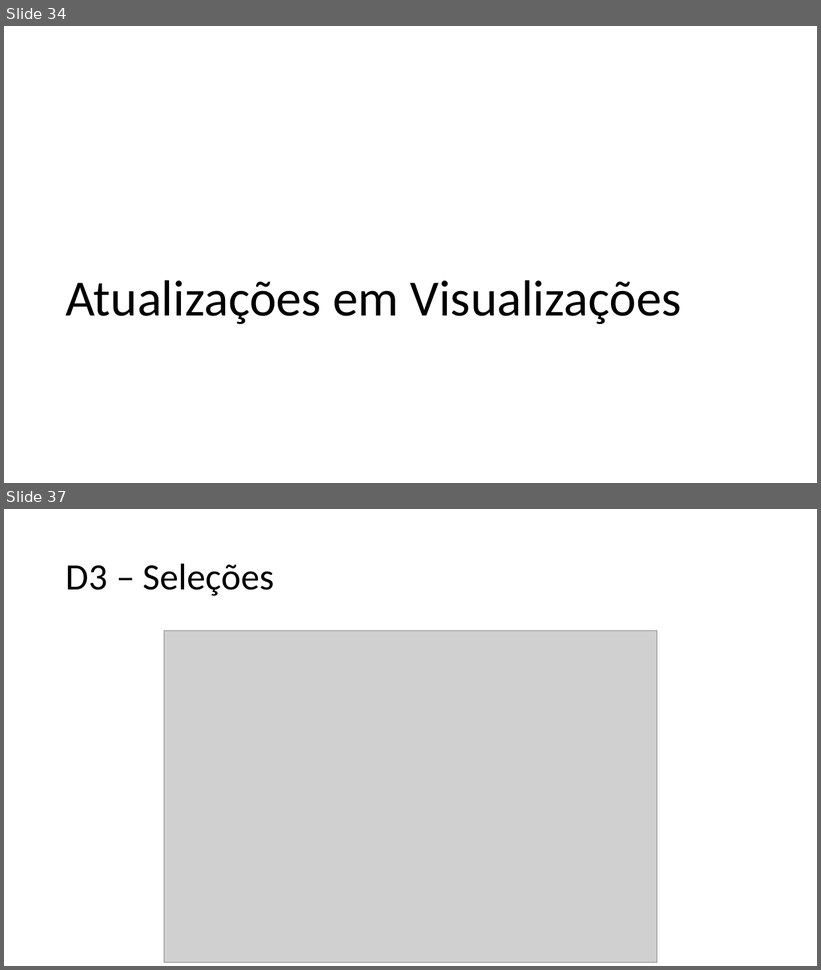
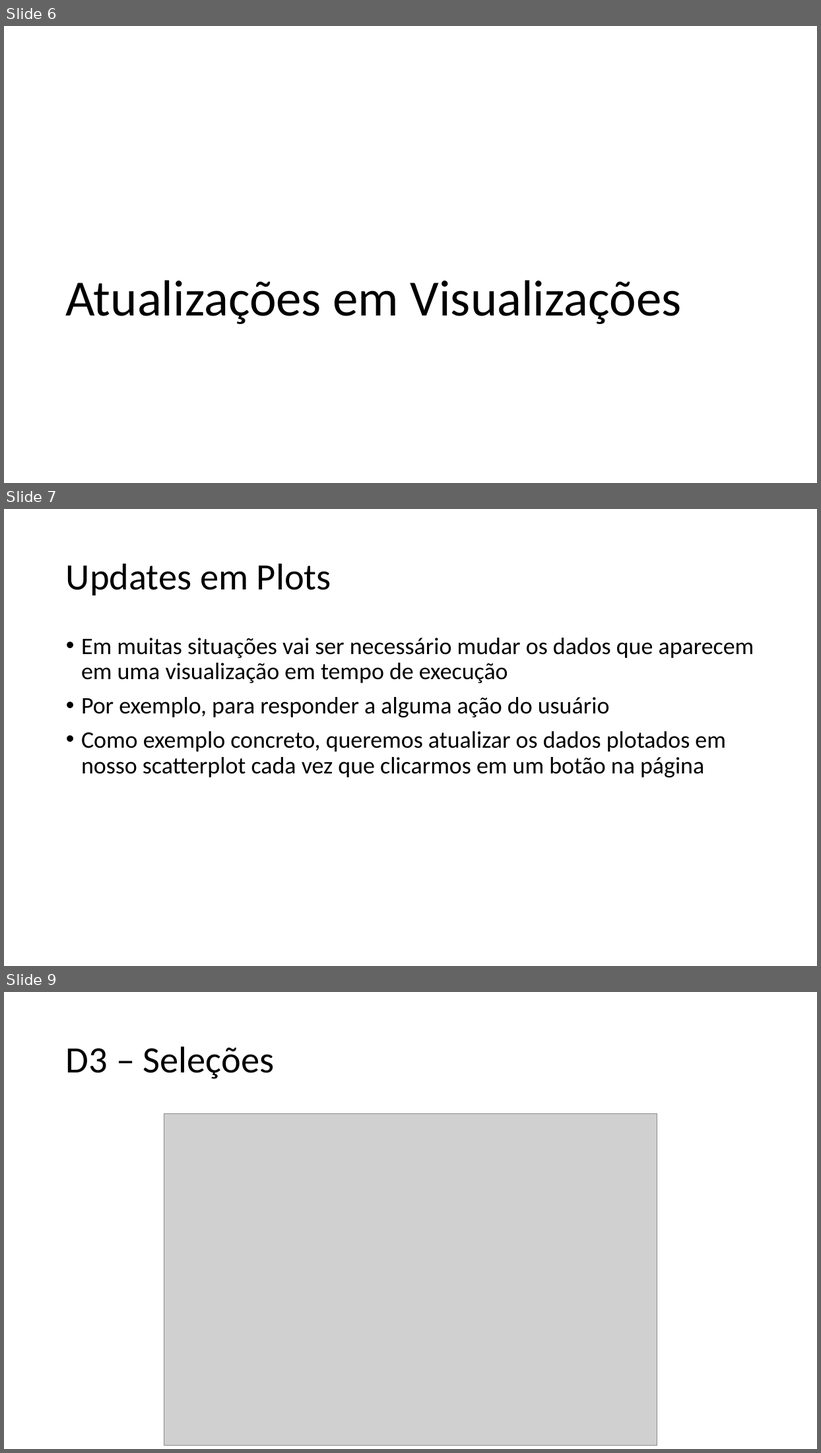
Before and after one commit to filipecmedeiros/Treinamento-d3.js, a slide deck: Aula2.pptx. Shown one above the other, each under a label of ours: slides 34 and 37 before the commit, slides 6, 7 and 9 after it; the slides between them are not shown. The pictures are 821x970 and 821x1453 pixels, drawn with LibreOffice and Linux fonts; fonts in the diff are those of the drawing; grey boxes stand for pictures. Boxes give left, top, right and bottom in pixels: in the first picture for what was removed or moved away, otherwise in the second. Text is boxed around its words. In the diff, an @@ line names an element or a change of style, - is before the commit and + after.

```diff
--- a/Aula2.pptx
+++ b/Aula2.pptx
@@ slide 7 added at [4,509,817,966], background #FFFFFF @@
@@ title added at [66,563,331,595], 44 pt, text #000000 @@
+Updates em Plots
@@ text added at [81,638,754,778], 28 pt, text #000000 @@
+• Em muitas situações vai ser necessário mudar os dados que aparecem em uma visualização em tempo de execução
+• Por exemplo, para responder a alguma ação do usuário
+• Como exemplo concreto, queremos atualizar os dados plotados em nosso scatterplot cada vez que clicarmos em um botão na página
@@ what was slide 34 is now slide 6 @@
@@ what was slide 37 is now slide 9 @@
```
Also in this commit, not shown: 7 slides changed, 30 other slides added, 8 slides removed, 11 other files.
